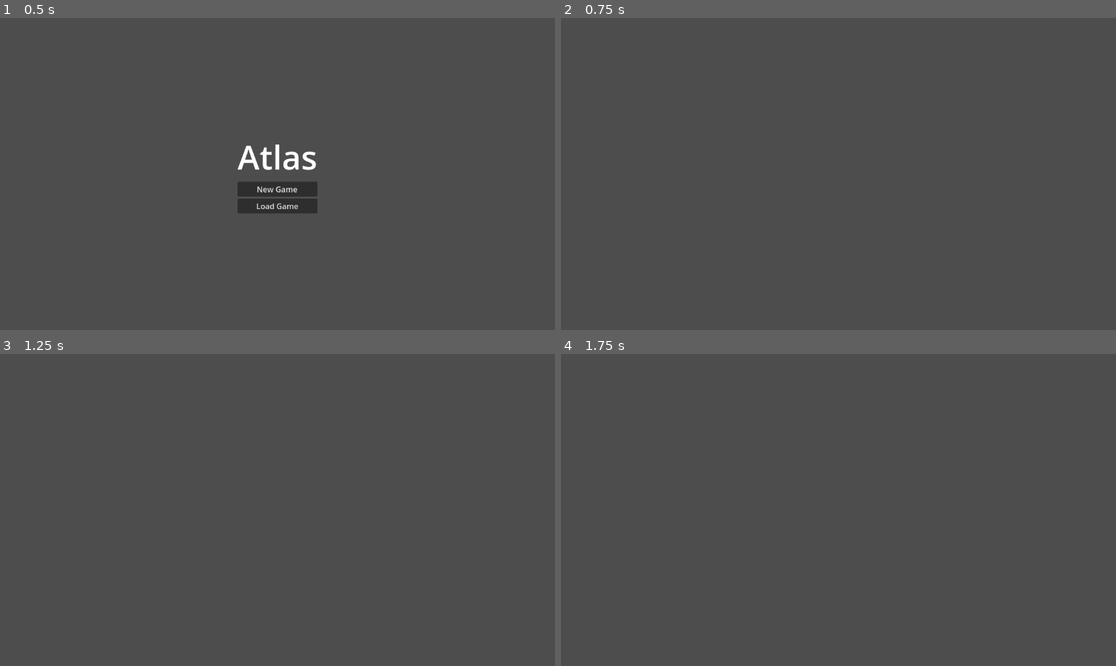
Above: before the commit, frames 1-4 (two rows, left to right).
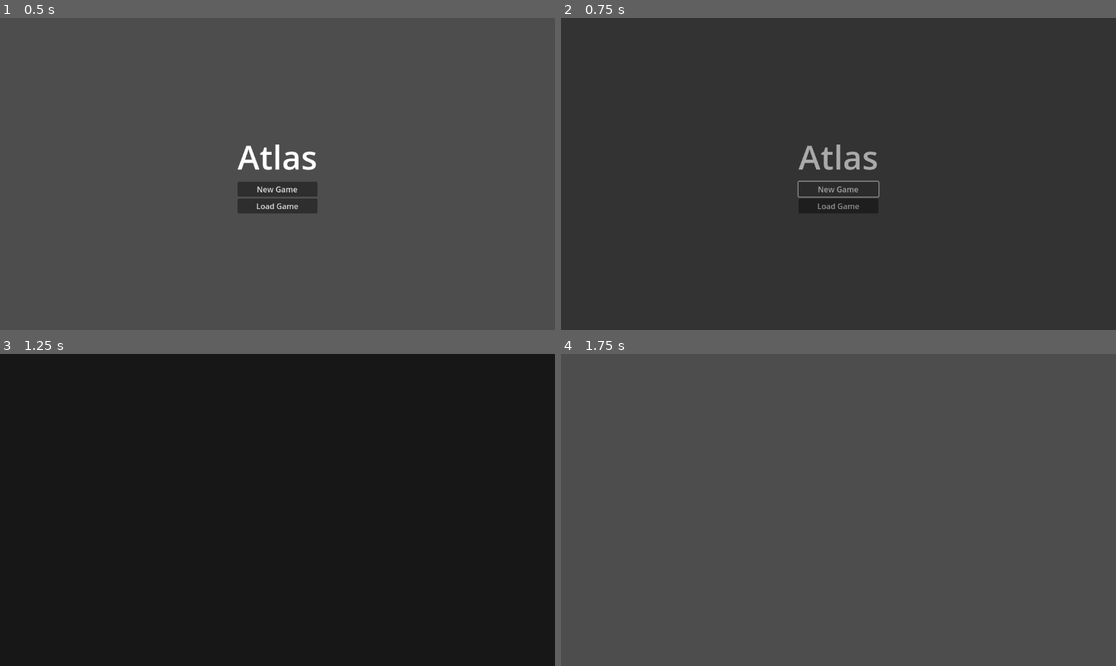
Above: after the commit, the same moments.

Repository: Caaz/atlas
Game: Godot game, scene res://scenes/main_menu/main_menu.tscn
The game is run twice, just before and just after one commit, with the same random seed, the same clock (stepped at 60 frames per second) and the same inputs.
Inputs:
- Up to frame 1 (0.5 s): no input
- Up to frame 2 (0.75 s): click "New Game" at 0.5 s
- Up to frame 3 (1.25 s): no input
- Up to frame 4 (1.75 s): tap Enter at 1.25 s

Frame 1 is identical in both runs. In frame 2, 100% of the frame differs, in the area x 0-100%, y 0-100%; in frame 3, 100%; in frame 4, nothing differs.

Commit message:
Add scene transition scene to scenes when scenes are transitioned

Diff:
--- a/scenes/main_menu/main_menu.gd
+++ b/scenes/main_menu/main_menu.gd
@@ -7,7 +7,7 @@
 
 
 # Called every frame. 'delta' is the elapsed time since the previous frame.
-func _process(delta):
+func _process(_delta):
 	pass
 
 
--- /dev/null
+++ b/scenes/transition/transition.tscn
@@ -0,0 +1,68 @@
+[gd_scene load_steps=5 format=3 uid="uid://japtef2cokig"]
+
+[sub_resource type="Animation" id="Animation_rfqkb"]
+length = 0.001
+tracks/0/type = "value"
+tracks/0/imported = false
+tracks/0/enabled = true
+tracks/0/path = NodePath("ColorRect:modulate")
+tracks/0/interp = 1
+tracks/0/loop_wrap = true
+tracks/0/keys = {
+"times": PackedFloat32Array(0),
+"transitions": PackedFloat32Array(1),
+"update": 0,
+"values": [Color(1, 1, 1, 0)]
+}
+
+[sub_resource type="Animation" id="Animation_yq1bx"]
+resource_name = "fade_out_in"
+length = 0.5
+tracks/0/type = "value"
+tracks/0/imported = false
+tracks/0/enabled = true
+tracks/0/path = NodePath("ColorRect:modulate")
+tracks/0/interp = 1
+tracks/0/loop_wrap = true
+tracks/0/keys = {
+"times": PackedFloat32Array(0, 0.5),
+"transitions": PackedFloat32Array(1, 1),
+"update": 0,
+"values": [Color(1, 1, 1, 0), Color(1, 1, 1, 1)]
+}
+
+[sub_resource type="Animation" id="Animation_4swwj"]
+resource_name = "transition_out"
+length = 0.5
+tracks/0/type = "value"
+tracks/0/imported = false
+tracks/0/enabled = true
+tracks/0/path = NodePath("ColorRect:modulate")
+tracks/0/interp = 1
+tracks/0/loop_wrap = true
+tracks/0/keys = {
+"times": PackedFloat32Array(0, 0.5),
+"transitions": PackedFloat32Array(1, 1),
+"update": 0,
+"values": [Color(0, 0, 0, 1), Color(0, 0, 0, 0)]
+}
+
+[sub_resource type="AnimationLibrary" id="AnimationLibrary_l83eg"]
+_data = {
+"RESET": SubResource("Animation_rfqkb"),
+"transition_in": SubResource("Animation_yq1bx"),
+"transition_out": SubResource("Animation_4swwj")
+}
+
+[node name="Transition" type="CanvasLayer"]
+
+[node name="AnimationPlayer" type="AnimationPlayer" parent="."]
+libraries = {
+"": SubResource("AnimationLibrary_l83eg")
+}
+
+[node name="ColorRect" type="ColorRect" parent="."]
+modulate = Color(1, 1, 1, 0)
+offset_right = 1152.0
+offset_bottom = 648.0
+color = Color(0, 0, 0, 1)
--- a/scripts/global.gd
+++ b/scripts/global.gd
@@ -1,21 +1,30 @@
 extends Node
 
+var Transition = load("res://scenes/transition/transition.tscn")
 
-# Called when the node enters the scene tree for the first time.
-func _ready():
-	pass # Replace with function body.
+var _target_scene: String
+var _scene_tree: SceneTree
+var _transition_animation_player: AnimationPlayer
+var _transition_node: CanvasLayer
+func change_scene_to(path: String) -> void:
+	if ResourceLoader.exists(path):
+		_scene_tree = get_tree()
+		_target_scene = path
 
+		_transition_node = Transition.instantiate()
+		# Get the window node, and add the transition node
+		_scene_tree.root.add_child(_transition_node)
 
-# Called every frame. 'delta' is the elapsed time since the previous frame.
-func _process(delta):
-	pass
+		_transition_animation_player = _transition_node.get_node("AnimationPlayer")
+		_transition_animation_player.play("transition_in")
+		_transition_animation_player.animation_finished.connect(_on_transition_end)
+	else:
+		printerr("The scene path does not exist: ", path)
 
-# Function to change the current scene to a new scene specified by 'path'
-func change_scene_to(path: String) -> void:
-	# Ensure the path is valid to avoid runtime errors
-	if ResourceLoader.exists(path):
-		# Get the current SceneTree and change the scene
-		var scene_tree = get_tree()
-		scene_tree.change_scene_to_file(path)
-	else:
-		print("The scene path does not exist: ", path)
+func _on_transition_end(_animation_name: String):
+	if _animation_name == "transition_in":
+		print_verbose("changing scene to ", _target_scene)
+		_scene_tree.change_scene_to_file(_target_scene)
+		_transition_animation_player.play("transition_out")
+	elif _animation_name == "transition_out":
+		_transition_node.queue_free()
